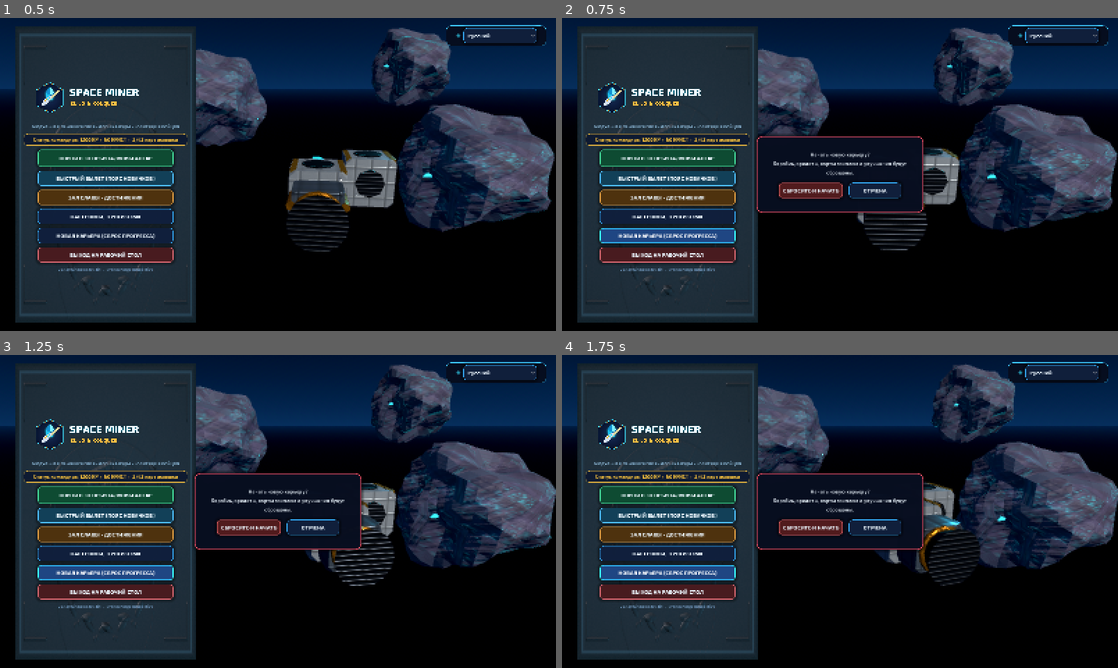
Above: before the commit, frames 1-4 (two rows, left to right).
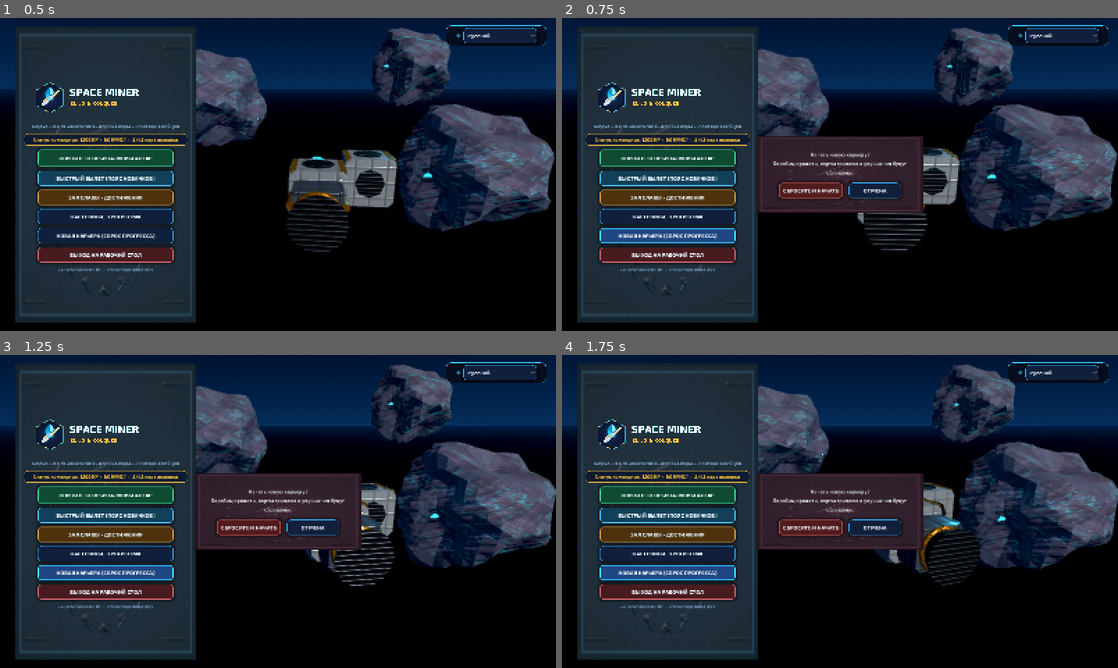
Above: after the commit, the same moments.

Repository: Ritmirchic/Roblox
Game: Godot game, scene res://scenes/main/Main.tscn
Same seed, same stepped clock (60 frames per second), same inputs: the game is played once before the commit and once after it.
Inputs:
- Up to frame 1 (0.5 s): no input
- Up to frame 2 (0.75 s): click "НОВАЯ КАРЬЕРА (СБРОС ПРОГРЕСС…" at 0.5 s
- Up to frame 3 (1.25 s): no input
- Up to frame 4 (1.75 s): click "НОВАЯ КАРЬЕРА (СБРОС ПРОГРЕСС…" at 1.25 s

Frame 1 is identical in both runs. In frame 2, 6.2% of the frame differs, in the area x 35-66%, y 37-63%; in frame 3, 6.2%; in frame 4, 6.2%.
Error before the commit: Parse Error: Cannot infer the type of "rel" variable because the value doesn't have a set type. (res://scripts/space/SpaceExpedition3D.gd:969)

Commit message:
Fix Godot 4 static typing of event.relative (explicit Vector2); propagate in-game plaque material to pause, confirm and dossier panels
Co-authored-by: arena-agent <297053741+arena-agent@users.noreply.github.com>

Diff:
--- a/scripts/space/AchievementHall3D.gd
+++ b/scripts/space/AchievementHall3D.gd
@@ -241,8 +241,7 @@
 	_dossier.offset_bottom = -26
 	_dossier.grow_vertical = Control.GROW_DIRECTION_BEGIN
 	_dossier.visible = false
-	_dossier.add_theme_stylebox_override("panel", ThemeHelper.make_panel_style(
-		Color(0.028, 0.055, 0.115, 0.96), Color(1.0, 0.78, 0.25, 0.72), 14, 2, 18))
+	_dossier.add_theme_stylebox_override("panel", ThemeHelper.make_plaque_style("legendary", 0.50, 18))
 	_hud_root.add_child(_dossier)
 
 	var dvb := VBoxContainer.new()
--- a/scripts/space/SpaceExpedition3D.gd
+++ b/scripts/space/SpaceExpedition3D.gd
@@ -445,7 +445,7 @@
 	_pause_panel.offset_bottom = 150
 	_pause_panel.custom_minimum_size = Vector2(470, 300)
 	_pause_panel.mouse_filter = Control.MOUSE_FILTER_STOP
-	_pause_panel.add_theme_stylebox_override("panel", ThemeHelper.make_panel_style(Color(0.025, 0.048, 0.115, 0.97), Color(0.24, 0.80, 1.0, 0.90), 16, 2, 22))
+	_pause_panel.add_theme_stylebox_override("panel", ThemeHelper.make_plaque_style("rare", 0.40, 24))
 	_hud_root.add_child(_pause_panel)
 
 	var pvb := VBoxContainer.new()
@@ -966,7 +966,7 @@
 
 func _unhandled_input(event: InputEvent) -> void:
 	if event is InputEventMouseMotion and _mouse_captured:
-		var rel := event.relative
+		var rel: Vector2 = event.relative
 		if ThemeHelper.invert_y_axis:
 			rel.y = -rel.y
 		_virtual_stick += rel * (0.0021 * ThemeHelper.camera_sensitivity)
--- a/scripts/ui/Main.gd
+++ b/scripts/ui/Main.gd
@@ -316,7 +316,7 @@
 	_new_game_confirm.offset_top = -110
 	_new_game_confirm.offset_bottom = 110
 	_new_game_confirm.custom_minimum_size = Vector2(480, 220)
-	_new_game_confirm.add_theme_stylebox_override("panel", ThemeHelper.make_panel_style(Color(0.03, 0.055, 0.125, 0.98), ThemeHelper.COL_RED, 16, 2, 20))
+	_new_game_confirm.add_theme_stylebox_override("panel", ThemeHelper.make_plaque_style("secret", 0.44, 22))
 	root.add_child(_new_game_confirm)
 
 	var nvb := VBoxContainer.new()
